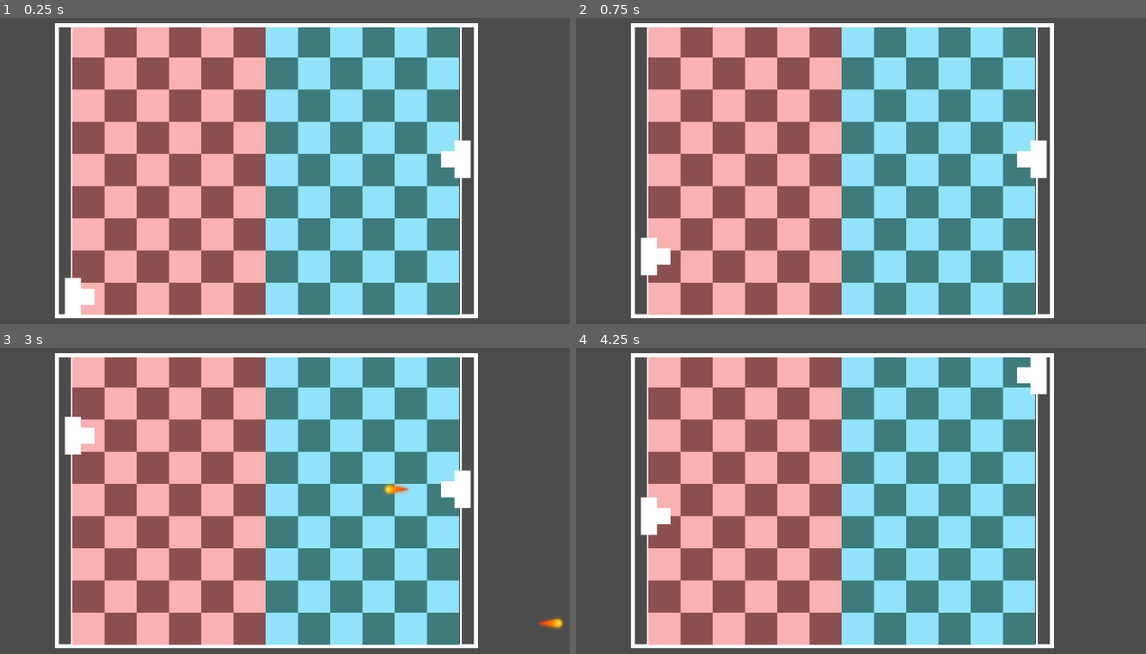
Above: before the commit, frames 1-4 (two rows, left to right).
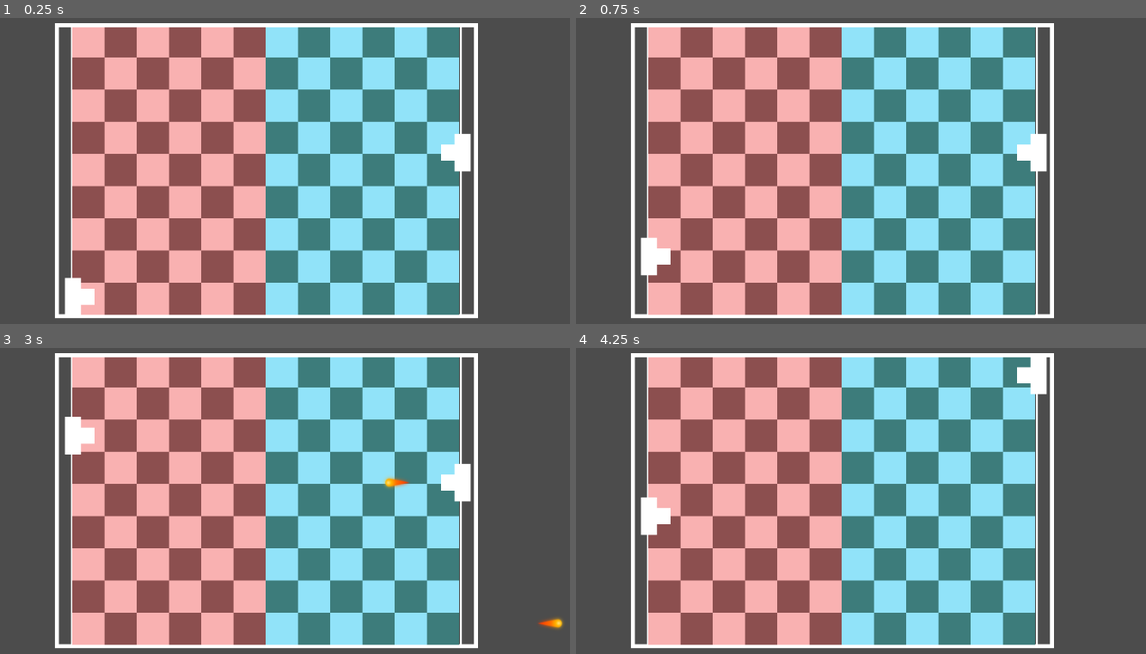
Above: after the commit, the same moments.

Repository: Raelr/dd-pong-invaders
Game: Godot game, scene res://scenes/Main.tscn
The game is run twice, just before and just after one commit, with the same random seed, the same clock (stepped at 60 frames per second) and the same inputs.
Inputs (mouse positions are in pixels of both pictures, inside the frame that each line leads up to):
- Up to frame 1 (0.25 s): no input
- Up to frame 2 (0.75 s): tap Enter at 0.5 s; move the mouse to (992, 152) at 0.52 s; hold W from 0.53 s (still down); hold E from 0.53 s (still down); click (992, 152) at 0.67 s
- Up to frame 3 (3 s): move the mouse to (125, 522) at 1.27 s; release W at 1.28 s; release E at 1.28 s; hold S 1.28-2.03 s; tap O at 1.35 s; move the mouse to (330, 415) at 2.02 s; hold F 2.03-2.78 s; hold W from 2.03 s (still down); move the mouse to (228, 583) at 2.77 s; tap H at 2.85 s; click (228, 583) at 2.92 s
- Up to frame 4 (4.25 s): move the mouse to (1043, 562) at 3.52 s; release W at 3.53 s; hold S from 3.53 s (still down); hold I from 3.53 s (still down)

The runs differ from the first frame. In frame 1, 0.2% of the frame differs, in the area x 77-83%, y 37-53%; in frame 2, 0.2%; in frame 3, 0.4%, in the area x 67-83%, y 37-53%; in frame 4, nothing differs.

Commit message:
add additional collision area

Diff:
--- a/scenes/Main.tscn
+++ b/scenes/Main.tscn
@@ -15,6 +15,6 @@
 update = true
 
 [node name="PlayerTwo" parent="." instance=ExtResource( 2 )]
-position = Vector2( 799.479, 279.948 )
+position = Vector2( 799.479, 269.948 )
 texture = ExtResource( 3 )
 update = true
--- a/scenes/Player.tscn
+++ b/scenes/Player.tscn
@@ -1,11 +1,19 @@
-[gd_scene load_steps=4 format=2]
+[gd_scene load_steps=5 format=2]
 
 [ext_resource path="res://sprites/PlayerRight.png" type="Texture" id=1]
 [ext_resource path="res://scripts/Player.gd" type="Script" id=2]
 [ext_resource path="res://sprites/PlayerLeft.png" type="Texture" id=3]
+
+[sub_resource type="RectangleShape2D" id=1]
 
 [node name="Player" type="Sprite"]
 scale = Vector2( 4, 4 )
 texture = ExtResource( 1 )
 script = ExtResource( 2 )
 playerTextures = [ ExtResource( 1 ), ExtResource( 3 ) ]
+
+[node name="Area2D" type="Area2D" parent="."]
+
+[node name="CollisionShape2D" type="CollisionShape2D" parent="Area2D"]
+scale = Vector2( 0.7, 0.8 )
+shape = SubResource( 1 )
--- a/scripts/Bullet.gd
+++ b/scripts/Bullet.gd
@@ -14,5 +14,5 @@
 		sin(rotation) * speed * delta
 	)
 
-func _on_VisibilityNotifier2D_screen_exited():
-	queue_free()
+func _on_Bullet_body_enter(body):
+	print("yes")
--- a/scripts/Player.gd
+++ b/scripts/Player.gd
@@ -45,7 +45,6 @@
 
 	get_parent().add_child(bullet)
 
-
 func onRecoilTimerStopped():
 	canShoot = true
 
